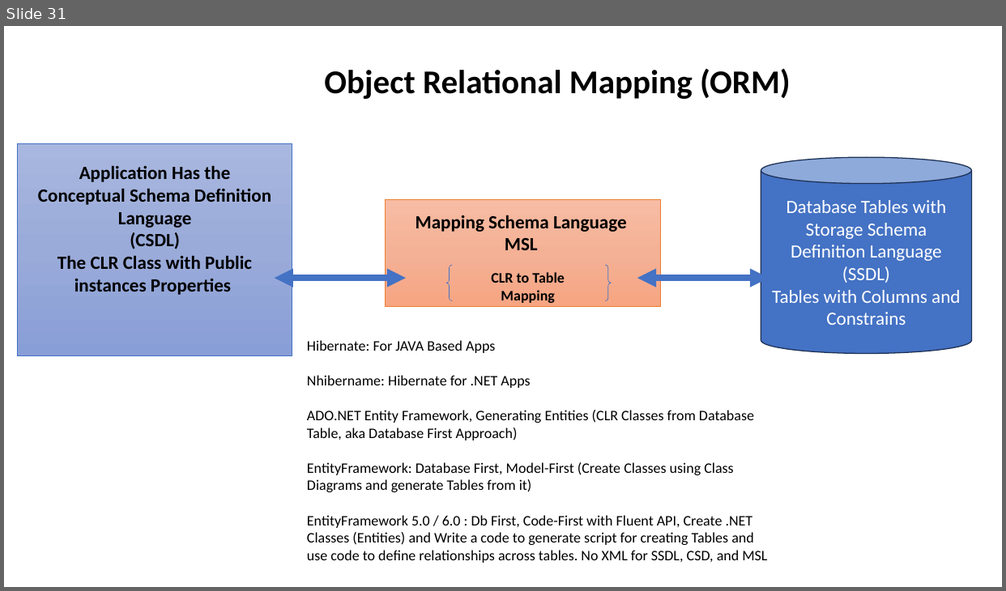
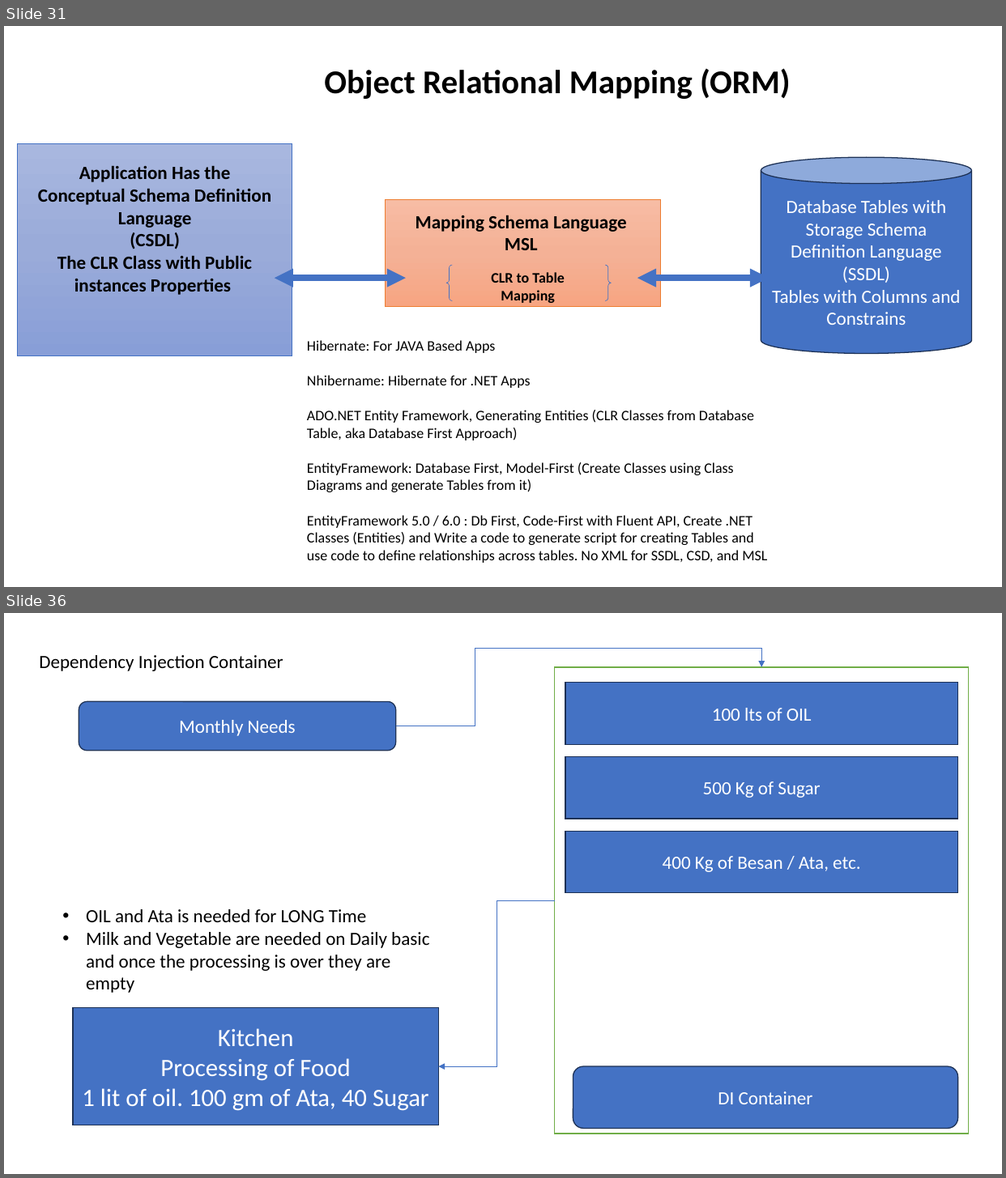
Before and after one commit to maheshsabnis/capita_sept_2023_Oct, a slide deck: Images.pptx. Shown one above the other, each under a label of ours: slide 31 before the commit, slides 31 and 36 after it; the slides between them are not shown. The pictures are 1006x591 and 1006x1178 pixels, drawn with LibreOffice and Linux fonts; fonts in the diff are those of the drawing. Boxes give left, top, right and bottom in pixels: in the first picture for what was removed or moved away, otherwise in the second. Text is boxed around its words. In the diff, an @@ line names an element or a change of style, - is before the commit and + after.

```diff
--- a/Images.pptx
+++ b/Images.pptx
@@ slide 36 added at bbox=[4, 613, 1002, 1174], background #FFFFFF @@
@@ text added at bbox=[39, 655, 283, 671], 18 pt, text #000000 @@
+Dependency Injection Container
@@ elbow arrow added from (395, 726) to (761, 667), #4472C4 0.5 pt @@
@@ rectangle added at bbox=[555, 667, 969, 1133], fill #FFFFFF, outline #70AD47 1 pt @@
@@ rectangle added at bbox=[565, 683, 957, 745], fill #4472C4, outline #1E3256 1 pt, 18 pt, text #FFFFFF @@
+100 lts of OIL
@@ rounded rectangle added at bbox=[79, 701, 395, 750], fill #4472C4, outline #1E3256 1 pt, 18 pt, text #FFFFFF @@
+Monthly Needs
@@ rectangle added at bbox=[565, 756, 957, 819], fill #4472C4, outline #1E3256 1 pt, 18 pt, text #FFFFFF @@
+500 Kg of Sugar
@@ rectangle added at bbox=[565, 831, 957, 893], fill #4472C4, outline #1E3256 1 pt, 18 pt, text #FFFFFF @@
+400 Kg of Besan / Ata, etc.
@@ elbow arrow added from (555, 901) to (439, 1067), #4472C4 0.5 pt @@
@@ text added at bbox=[86, 909, 429, 993], 18 pt, text #000000 @@
+• OIL and Ata is needed for LONG Time
+• Milk and Vegetable are needed on Daily basic and once the processing is over they are empty
@@ rectangle added at bbox=[73, 1008, 439, 1126], fill #4472C4, outline #1E3256 1 pt, 24 pt, text #FFFFFF @@
+Kitchen
+Processing of Food
+1 lit of oil. 100 gm of Ata, 40 Sugar
@@ rounded rectangle added at bbox=[573, 1067, 957, 1129], fill #4472C4, outline #1E3256 1 pt, 18 pt, text #FFFFFF @@
+DI Container
```
Also in this commit, not shown: 1 slide changed, 3 other slides added, 3 other files.
